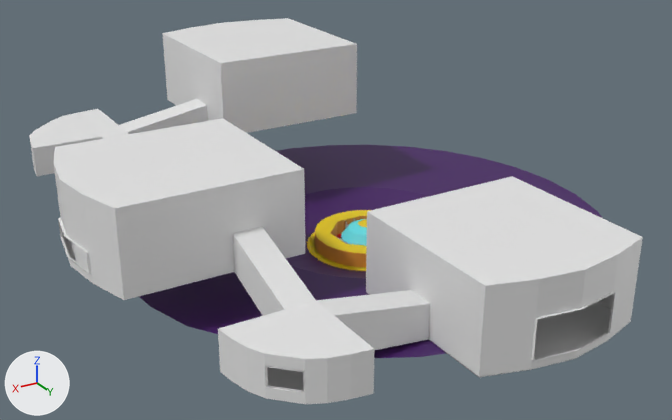
The FBX model DualWield/Assets/Scenes/Level3 Geometry/SpaceShipLevel.fbx: old version first, new version second.
Both versions are drawn from a camera (50 mm lens) standing at (351.0, 539.0, 311.0) and looking at (34.0, 10.0, 46.0). Every picture has the same lights, and +X, +Y and +Z are marked at lower left. Vertices at the same position are counted once.

Names of what the first picture shows: 'SpaceShip'.
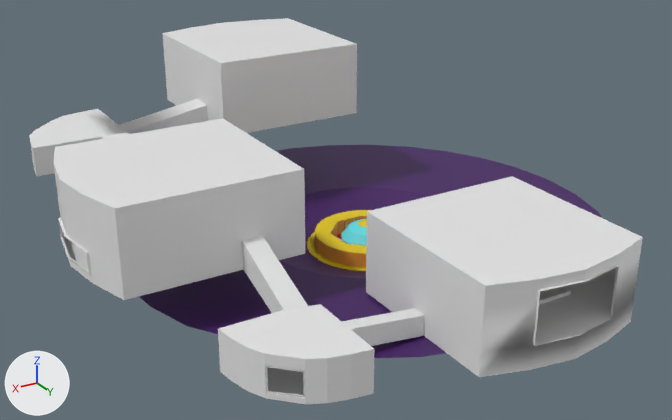
Location of each change, (x1, y1, x2, y2) in pixels of the pictures (672 x 420 px):
```json
{"part": 1, "of": "me_circle_002", "change": "built on", "before": [116, 129, 639, 398], "after": [116, 129, 639, 398]}
```

The change, as JSON lines over the scene's bpy script:
```json
{"op": "add", "block": "mat_glass", "code": ["mat_glass = principled_material('Glass')", "mat_glass.base_color = (0.0, 0.0, 0.0)  # black #000000"]}
{"block": "me_circle_002", "where": "# used by ob_spaceship; location = (0.0, 0.0, 0.0)"}
{"op": "remove", "block": "me_circle_002", "code": "me_circle_002.from_pydata(...)  # 1137 vertices, 1017 faces; spans x -181.0..228.0, y -211.0..220.0, z 0.0..140.0"}
{"op": "add", "block": "me_circle_002", "code": "me_circle_002.from_pydata(...)  # 1196 vertices, 1106 faces; spans x -181.0..228.0, y -211.0..220.0, z 0.0..140.0"}
{"block": "me_circle_002", "change": "me_circle_002 part 1"}
{"block": "me_circle_002", "change": "16 vertices are removed from x -59.0..124.0, y 90.0..219.0, z 23.0..58.0"}
{"block": "me_circle_002", "change": "33 faces are deleted"}
{"block": "me_circle_002", "change": "14 vertices in x 124.0..184.0, y 139.0..198.0, z 38.0..39.0 move by (0.0, 0.0, -3.0)"}
{"block": "me_circle_002", "change": "8 vertices in x -59.0..59.0, y 205.0..220.0, z 30.0 move by (0.0, 0.0, 9.0)"}
{"block": "me_circle_002", "change": "8 vertices in x -59.0..59.0, y 205.0..220.0, z 56.0 move by (0.0, 0.0, 17.0)"}
{"block": "me_circle_002", "change": "6 vertices in x -59.0..59.0, y 205.0..216.0, z 49.0 move by (0.0, 0.0, 18.0)"}
{"block": "me_circle_002", "change": "3 vertices in x 59.0..124.0, y 158.0, z 23.0..80.0 move by (0.0, -5.0, 0.0)"}
{"block": "me_circle_002", "change": "3 vertices in x 59.0..124.0, y 139.0, z 23.0..80.0 move by (0.0, 5.0, 0.0)"}
{"block": "me_circle_002", "change": "12 vertices move from x -30.0..144.0, y 74.0..214.0, z 23.0..110.0 to x -30.0..138.0, y 74.0..182.0, z 23.0..110.0"}
{"block": "me_circle_002", "change": "75 vertices are added at x -59.0..138.0, y 74.0..219.0, z 23.0..80.0"}
{"block": "me_circle_002", "change": "83 new faces join them, mat_blank_material (white #e7e7e7)"}
{"block": "me_circle_002", "change": "2 new faces join them, mat_wall_2 (orange #e79840)"}
{"block": "me_circle_002", "change": "36 new faces join them, mat_glass (black #000000)"}
{"op": "add", "block": "me_circle_002", "code": "me_circle_002.materials.append(mat_glass)  # black #000000"}
```
